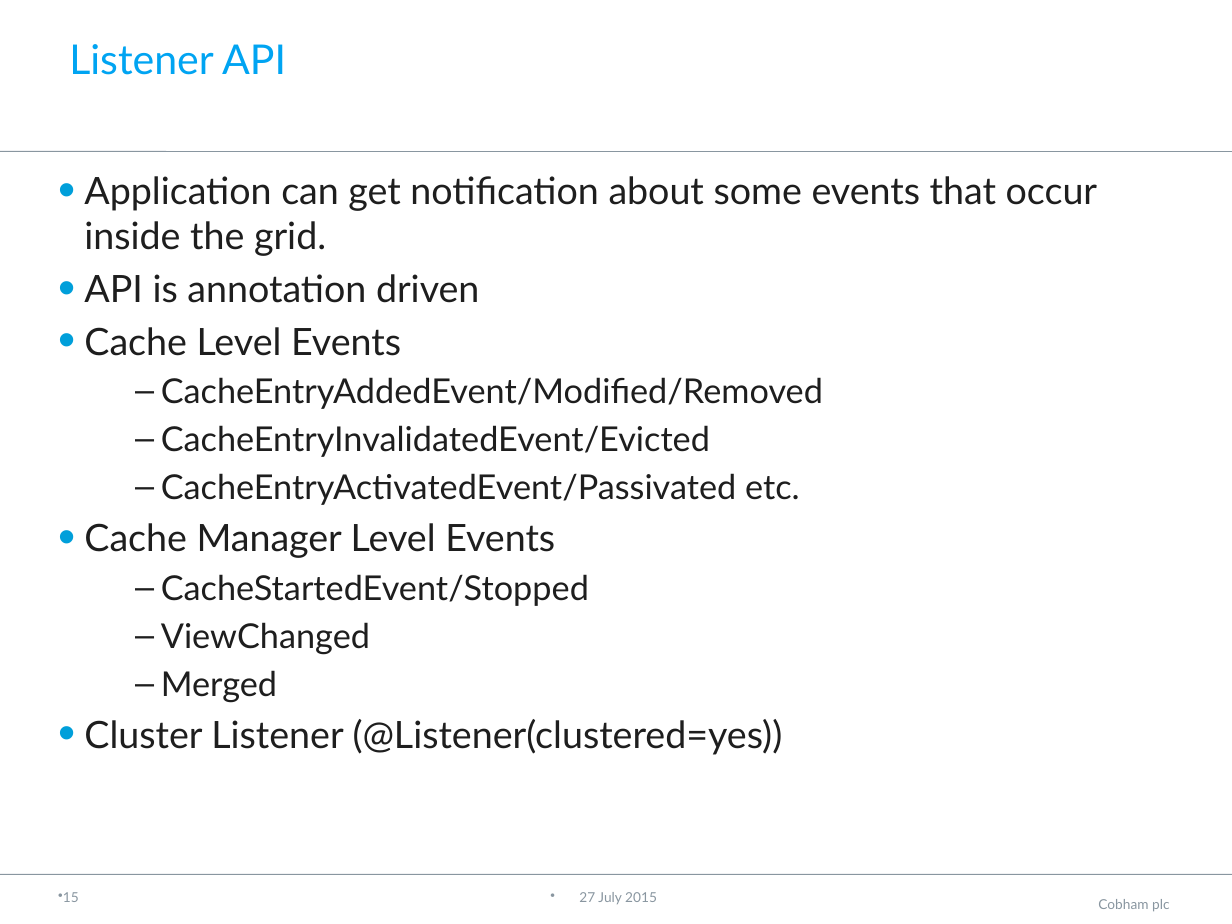
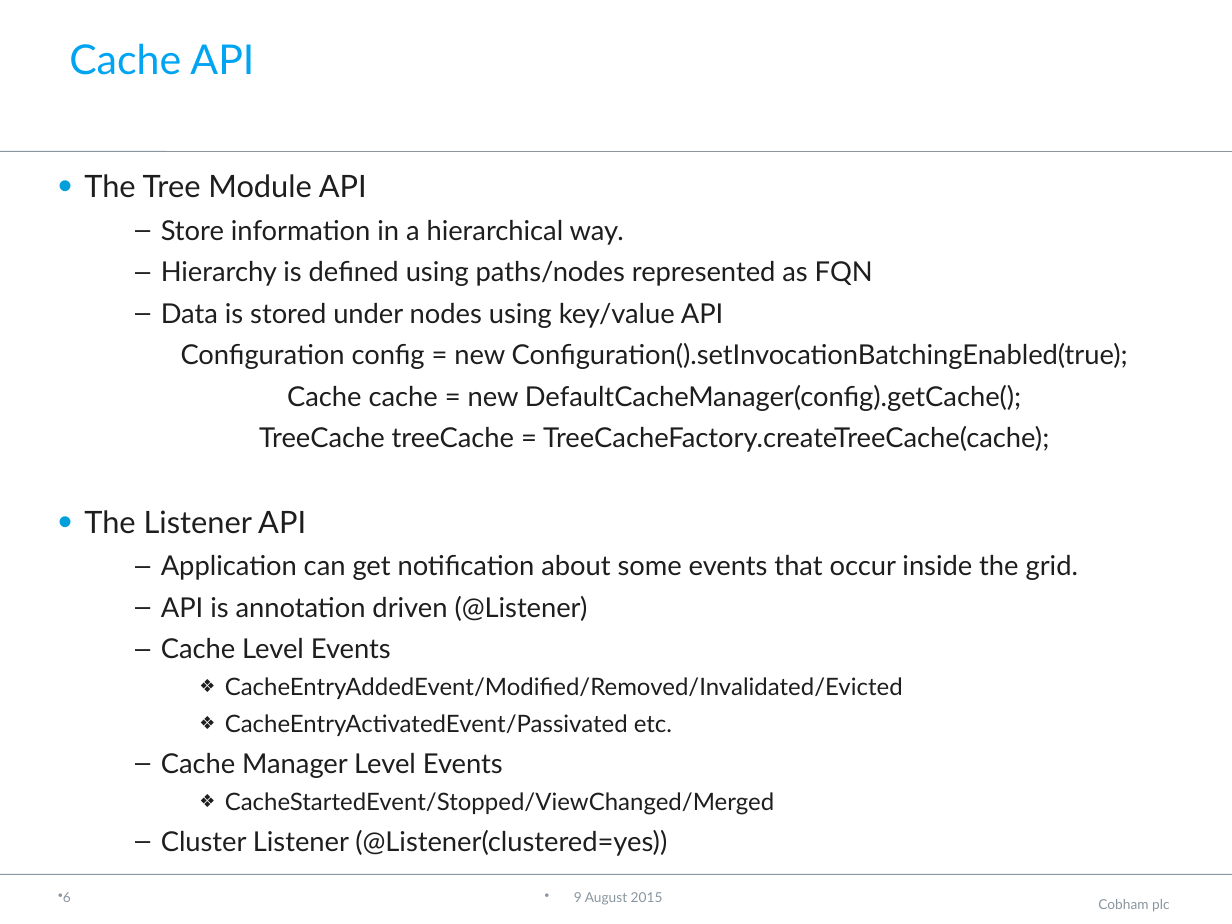
Before and after one commit to neha-bansal/Demos, a slide deck: slide 7 of infinispan-embedded-tutorial/Infinispan.pptx (slide 16 before the commit). Drawn at 1232x924 pixels with LibreOffice and Linux fonts; fonts in the diff are those of the drawing; background and template pictures are left out. Boxes give left, top, right and bottom in pixels: in the first picture for what was removed or moved away, otherwise in the second. Text is boxed around its words. In the diff, an @@ line names an element or a change of style, - is before the commit and + after.

Commit message:
presentation

```diff
--- a/infinispan-embedded-tutorial/Infinispan.pptx
+++ b/infinispan-embedded-tutorial/Infinispan.pptx
@@ title at [69,43,254,75]: text changed @@
-Listener API
+Cache API
@@ text at [84,174,1128,534]: paragraphs added @@
+• The Tree Module API
+  – Store information in a hierarchical way.
+  – Hierarchy is defined using paths/nodes represented as FQN
+  – Data is stored under nodes using key/value API
+  Configuration config = new Configuration().setInvocationBatchingEnabled(true);
+  Cache cache = new DefaultCacheManager(config).getCache();
+  TreeCache treeCache = TreeCacheFactory.createTreeCache(cache);
+• The Listener API
@@ text at [161,555,1078,856]: size 22 to 16 pt in "Application can get notification about some events ...", "Cache Level Events", "Cache Manager Level Events", "Cluster Listener (@Listener(clustered=yes))"; size 20 to 14 pt in "CacheEntryActivatedEvent/Passivated etc."; bullet • to –; list level 1 to 2 in "Application can get notification about ..."; line spacing 1 to 1.1; list level 1 to 2 in "Cache Level Events"; bullet – to ❖; list level 2 to 3 in "CacheEntryActivatedEvent/Passivated etc."; list level 1 to 2 in "Cache Manager Level Events"; list level 1 to 2 in "Cluster Listener (@Listener(clustered=yes))" @@
@@ text at [161,596,588,621]: text changed; size 22 to 16 pt @@
-• API is annotation driven
+  – API is annotation driven (@Listener)
@@ text at [225,677,903,699]: text changed; size 20 to 14 pt @@
-  – CacheEntryAddedEvent/Modified/Removed
-  – CacheEntryInvalidatedEvent/Evicted
+    ❖ CacheEntryAddedEvent/Modified/Removed/Invalidated/Evicted
@@ text at [225,792,774,815]: text changed; size 20 to 14 pt @@
-  – CacheStartedEvent/Stopped
-  – ViewChanged
-  – Merged
+    ❖ CacheStartedEvent/Stopped/ViewChanged/Merged
@@ page number at [63,892,71,902]: text changed @@
-15
+6
@@ text at [574,892,663,905]: text changed @@
-27 July 2015
+9 August 2015
```
Also in this commit, not shown: 14 other slides changed, 1 slide added.
